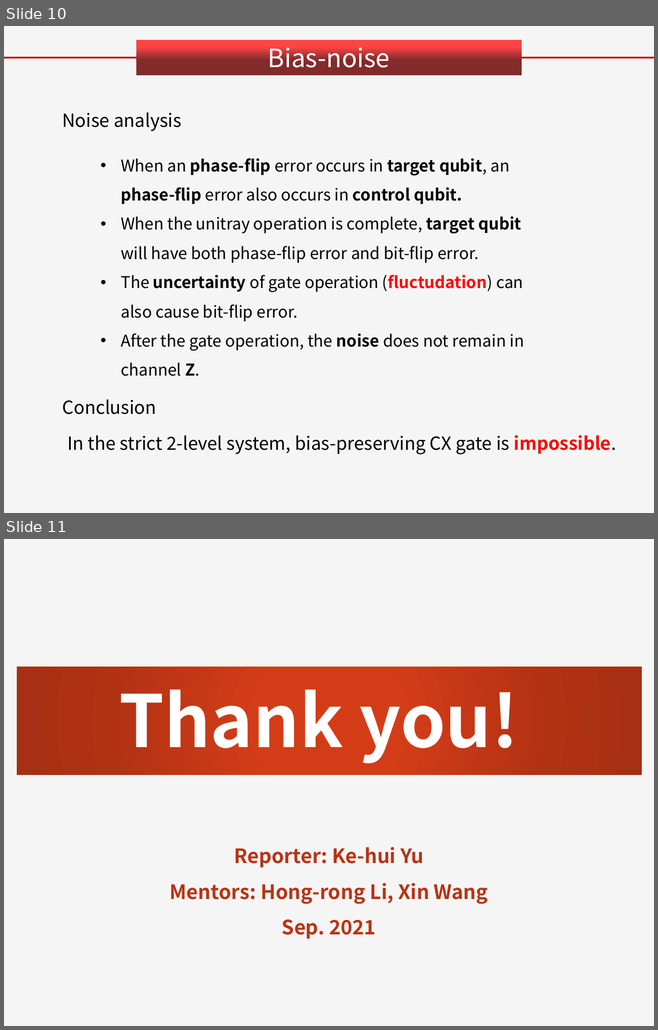
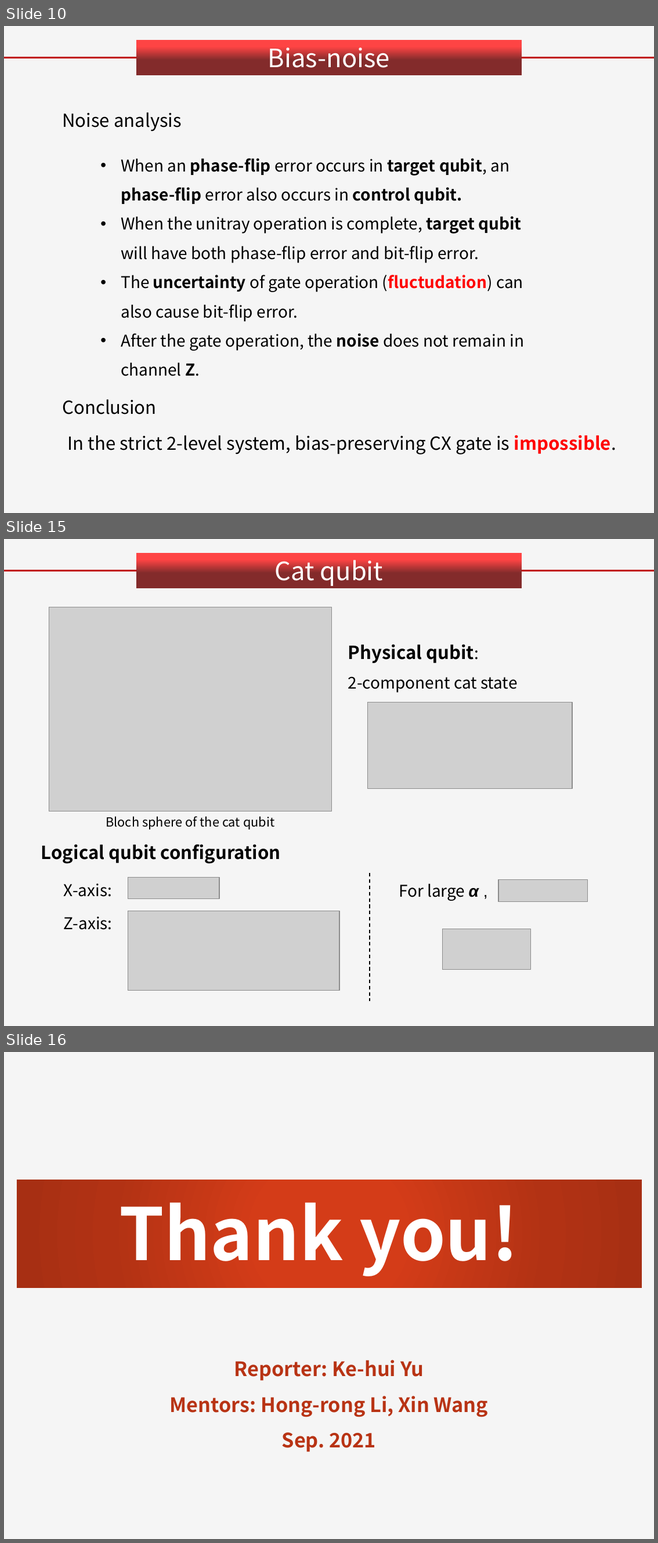
Before and after one commit to mantianxing-tiga/git-demo, a slide deck: cat qubit/Group Meeting/Report_Cat qubit.pptx. Shown one above the other, each under a label of ours: slides 10 and 11 before the commit, slides 10, 15 and 16 after it; the slides between them are not shown. The pictures are 658x1030 and 658x1543 pixels, drawn with LibreOffice and Linux fonts; fonts in the diff are those of the drawing; grey boxes stand for pictures; background and template pictures are left out. Boxes give left, top, right and bottom in pixels: in the first picture for what was removed or moved away, otherwise in the second. Text is boxed around its words. In the diff, an @@ line names an element or a change of style, - is before the commit and + after.

```diff
--- a/cat qubit/Group Meeting/Report_Cat qubit.pptx
+++ b/cat qubit/Group Meeting/Report_Cat qubit.pptx
@@ slide 15 added at box(4, 539, 654, 1026), background #F5F5F5 @@
@@ rectangle added at box(136, 553, 521, 588), fill gradient #FE4444 to #832B2B, 28 pt, text #FFFFFF @@
+Cat qubit
@@ line added from (4, 571) to (136, 571), #C00000 2 pt @@
@@ line added from (522, 571) to (654, 571), #C00000 2 pt @@
@@ picture added at box(49, 607, 331, 811) @@
@@ text added at box(348, 644, 517, 693), 18 pt, text #000000 @@
+Physical qubit:
+2-component cat state
@@ picture added at box(368, 703, 572, 789) @@
@@ text added at box(106, 816, 274, 830), 14 pt, text #000000 @@
+Bloch sphere of the cat qubit
@@ text added at box(41, 844, 281, 864), 20 pt, text #000000, bold @@
+Logical qubit configuration
@@ text added at box(64, 884, 112, 897), 18 pt, text #000000 @@
+X-axis:
@@ picture added at box(128, 878, 219, 899) @@
@@ line added from (369, 874) to (369, 1001), #000000 1 pt dashed @@
@@ text added at box(398, 884, 478, 901), 18 pt, text #000000 @@
+For large α ,
@@ picture added at box(498, 879, 587, 901) @@
@@ text added at box(64, 917, 112, 930), 18 pt, text #000000 @@
+Z-axis:
@@ picture added at box(128, 911, 339, 990) @@
@@ picture added at box(442, 929, 531, 970) @@
@@ what was slide 11 is now slide 16 @@
```
Also in this commit, not shown: 1 slide changed, 4 other slides added, 19 other files.
